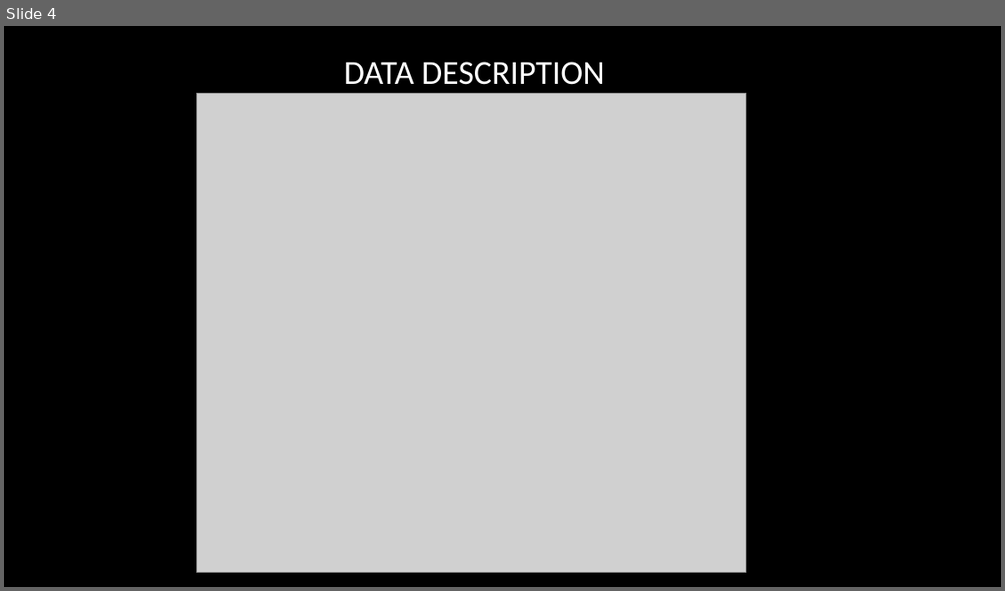
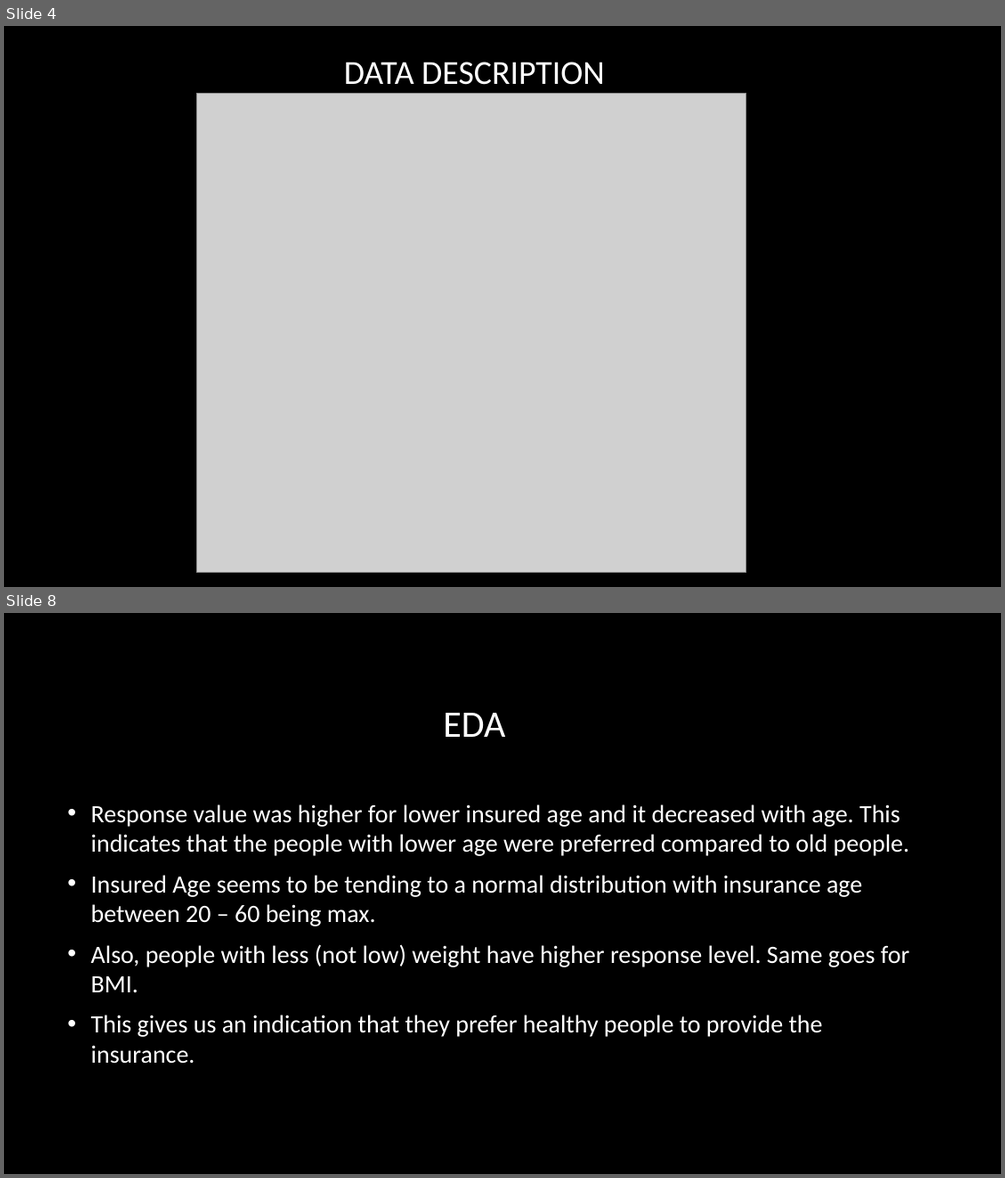
Before and after one commit to rajgupta-github/MachineLearning-with-Python, a slide deck: projects/PrudentialInsurancePrediction/MLFoundation Project - Insurance risk prediction.pptx. Shown one above the other, each under a label of ours: slide 4 before the commit, slides 4 and 8 after it; the slides between them are not shown. The pictures are 1005x591 and 1005x1178 pixels, drawn with LibreOffice and Linux fonts; fonts in the diff are those of the drawing; grey boxes stand for pictures; background and template pictures are left out. Boxes give left, top, right and bottom in pixels: in the first picture for what was removed or moved away, otherwise in the second. Text is boxed around its words. In the diff, an @@ line names an element or a change of style, - is before the commit and + after.

```diff
--- a/projects/PrudentialInsurancePrediction/MLFoundation Project - Insurance risk prediction.pptx
+++ b/projects/PrudentialInsurancePrediction/MLFoundation Project - Insurance risk prediction.pptx
@@ slide 8 added at [4, 613, 1001, 1174], background picture (left out) @@
@@ title added at [443, 713, 505, 737], 36 pt, text #FFFFFF @@
+EDA
@@ text added at [91, 804, 909, 1063], 24 pt, text #FFFFFF @@
+• Response value was higher for lower insured age and it decreased with age. This indicates that the people with lower age were preferred compared to old people.
+• Insured Age seems to be tending to a normal distribution with insurance age between 20 – 60 being max.
+• Also, people with less (not low) weight have higher response level. Same goes for BMI.
+• This gives us an indication that they prefer healthy people to provide the insurance.
```
Also in this commit, not shown: 5 slides changed, 6 other slides added, 5 other files.
